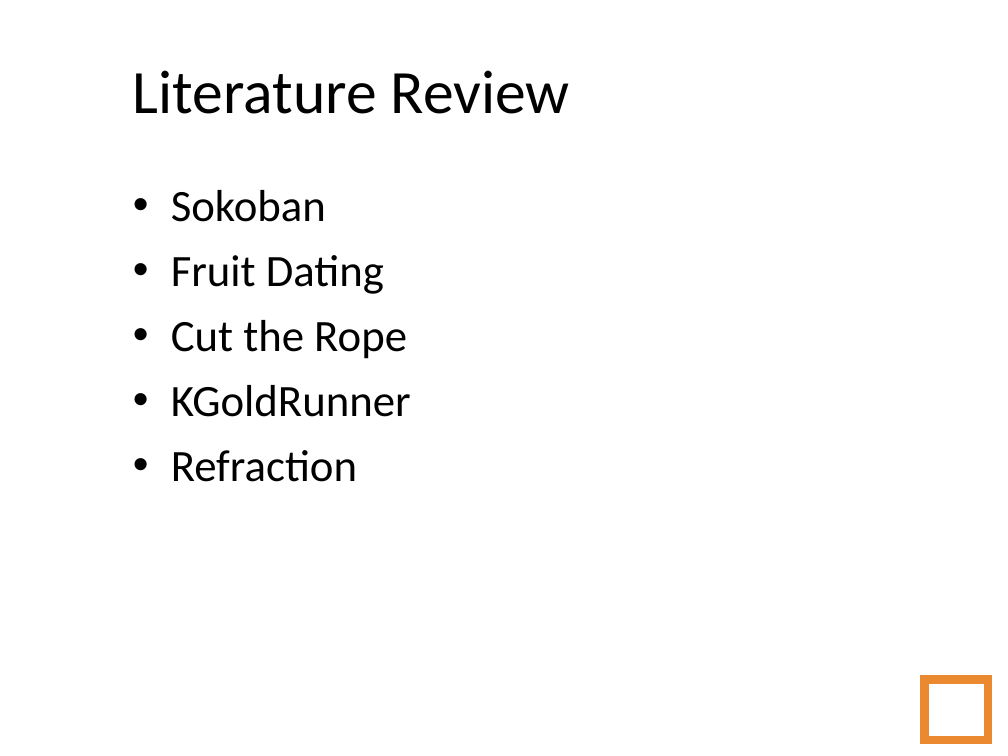
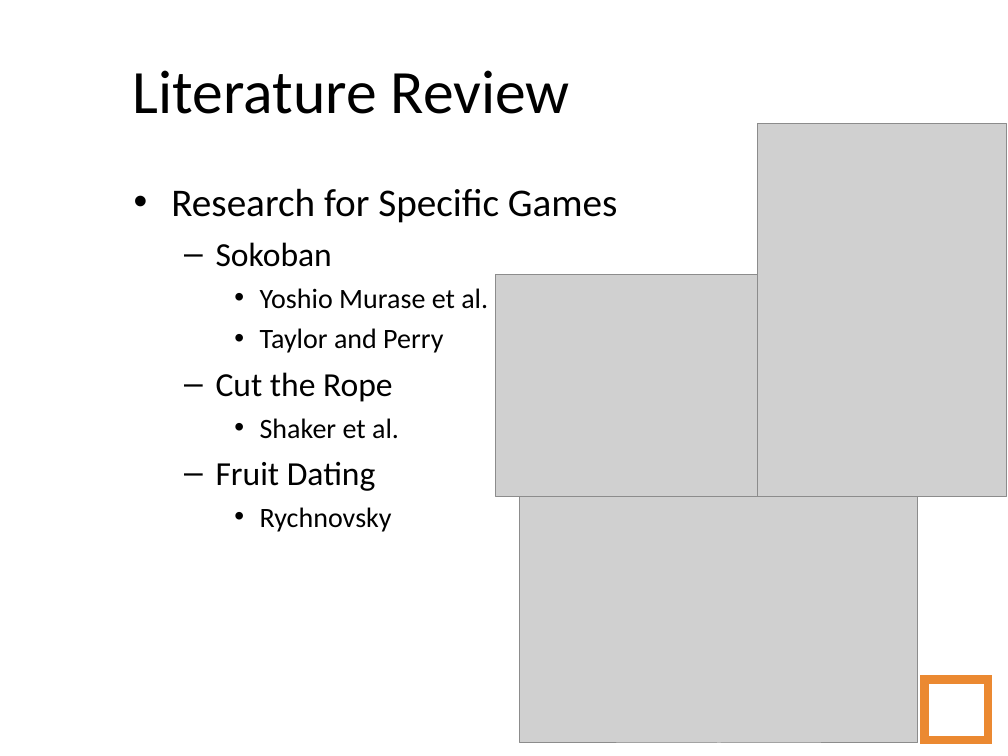
Before and after one commit to amidos2006/Automatic-Game-Script-Generation, a slide deck: slide 15 of Presentation/Automatic Game Script Generation.ppt. Drawn at 1008x756 pixels with LibreOffice and Linux fonts; fonts in the diff are those of the drawing; grey boxes stand for pictures; background and template pictures are left out. Boxes give left, top, right and bottom in pixels: in the first picture for what was removed or moved away, otherwise in the second. Text is boxed around its words. In the diff, an @@ line names an element or a change of style, - is before the commit and + after.

Commit message:
final PPT

```diff
--- a/Presentation/Automatic Game Script Generation.ppt
+++ b/Presentation/Automatic Game Script Generation.ppt
@@ picture added at [758,124,1007,497] @@
@@ text at [171,188,618,223]: paragraph added @@
+• Research for Specific Games
@@ text at [216,242,376,491]: size 32 to 24 pt in "Sokoban", "Fruit Dating"; bullet • to –; list level 1 to 2 in "Sokoban"; list level 1 to 2 in "Fruit Dating" @@
@@ text at [216,288,488,439]: paragraphs added @@
+    • Yoshio Murase et al.
+    • Taylor and Perry
+  – Cut the Rope
+    • Shaker et al.
@@ picture added at [496,274,757,497] @@
@@ text at [260,507,392,532]: text changed; size 32 to 20 pt @@
-• Cut the Rope
-• KGoldRunner
-• Refraction
+    • Rychnovsky
@@ picture added at [520,497,918,743] @@
```
Also in this commit, not shown: 2 slides added, 1 slide removed, 2 other files.
